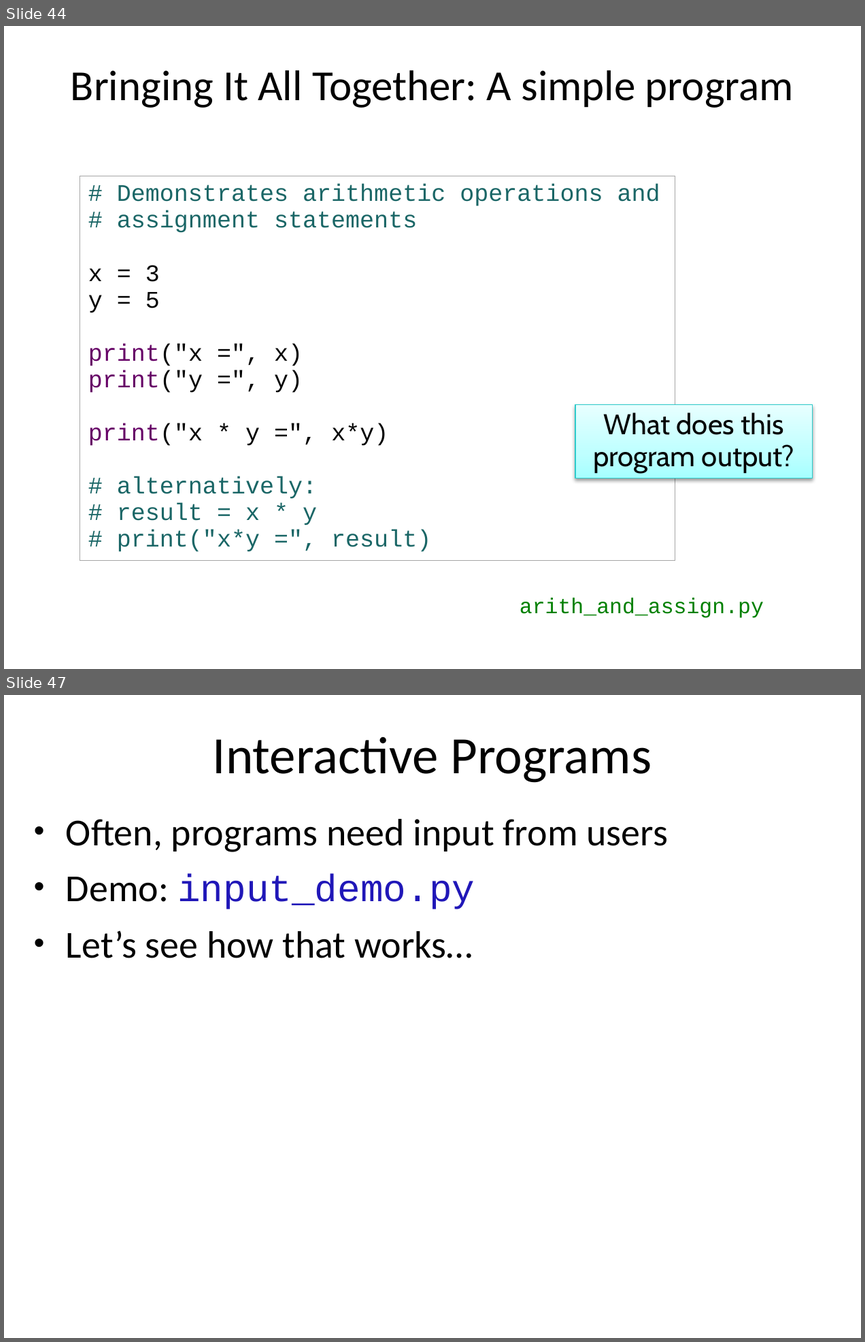
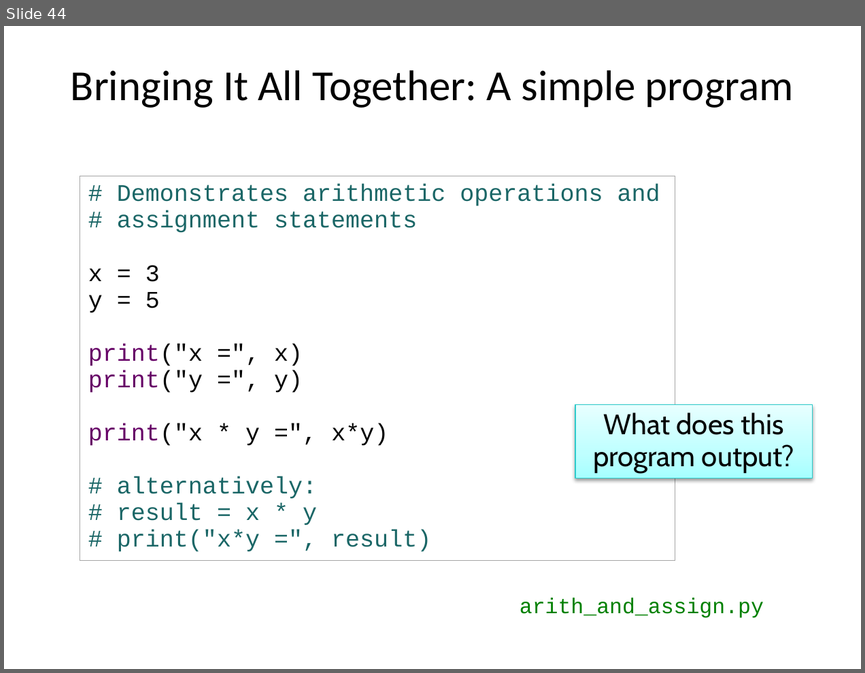
Before and after one commit to emhill/117-S15, a slide deck: src/morea/materials/04-python-intro.pptx. Shown one above the other, each under a label of ours: slides 44 and 47 before the commit, slide 44 after it; the slides between them are not shown. The pictures are 865x1342 and 865x673 pixels, drawn with LibreOffice and Linux fonts; fonts in the diff are those of the drawing. Boxes give left, top, right and bottom in pixels: in the first picture for what was removed or moved away, otherwise in the second. Text is boxed around its words. In the diff, an @@ line names an element or a change of style, - is before the commit and + after.

```diff
--- a/src/morea/materials/04-python-intro.pptx
+++ b/src/morea/materials/04-python-intro.pptx
@@ slide 47 removed at box(4, 695, 861, 1338), background #FFFFFF @@
@@ title removed at box(213, 736, 651, 783) @@
-Interactive Programs
@@ text removed at box(66, 819, 668, 958) @@
-• Often, programs need input from users
-• Demo: input_demo.py
-• Let’s see how that works…
```
Also in this commit, not shown: 19 other slides removed, 16 other files.
